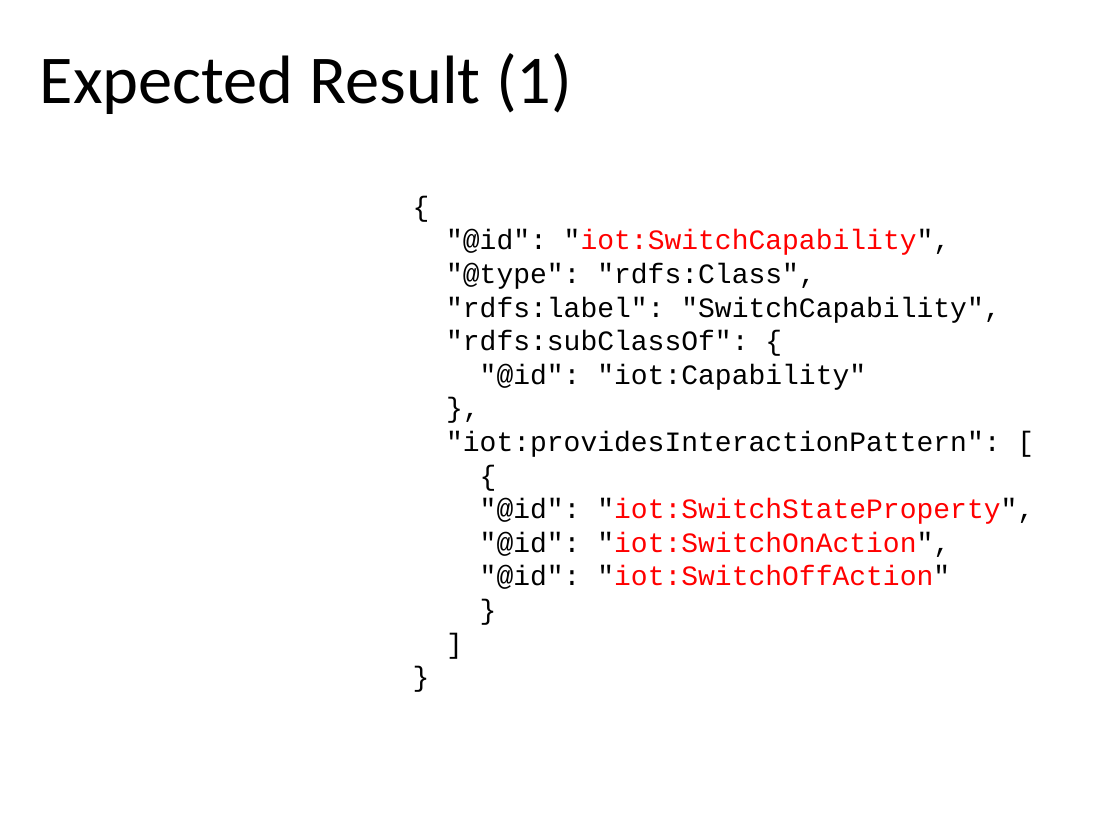
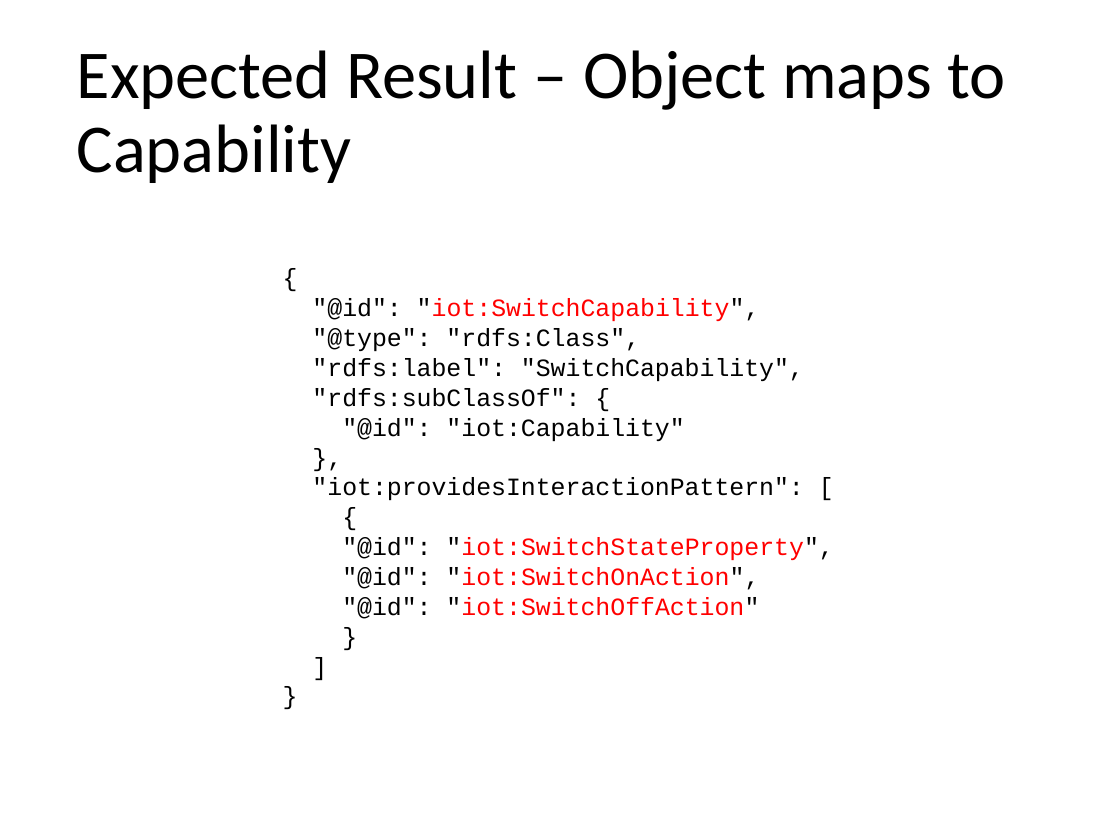
Before and after one commit to t2trg/wishi, a slide deck: slide 11 of slides/ietf106/SemanticProxy.pptx. Drawn at 1120x840 pixels with LibreOffice and Linux fonts; fonts in the diff are those of the drawing. Boxes give left, top, right and bottom in pixels: in the first picture for what was removed or moved away, otherwise in the second. Text is boxed around its words. In the diff, an @@ line names an element or a change of style, - is before the commit and + after.

```diff
--- a/slides/ietf106/SemanticProxy.pptx
+++ b/slides/ietf106/SemanticProxy.pptx
@@ title at (77, 50, 1005, 183): text changed @@
-Expected Result (1)
+Expected Result – Object maps to Capability
@@ text "{": place and size @@
-text "{" at (446, 230, 1034, 589)
+text "{" at (312, 298, 833, 619)
@@ text "{" at (312, 298, 833, 619): size 18 to 16 pt @@
```
Also in this commit, not shown: 9 other slides changed, 2 slides added.
